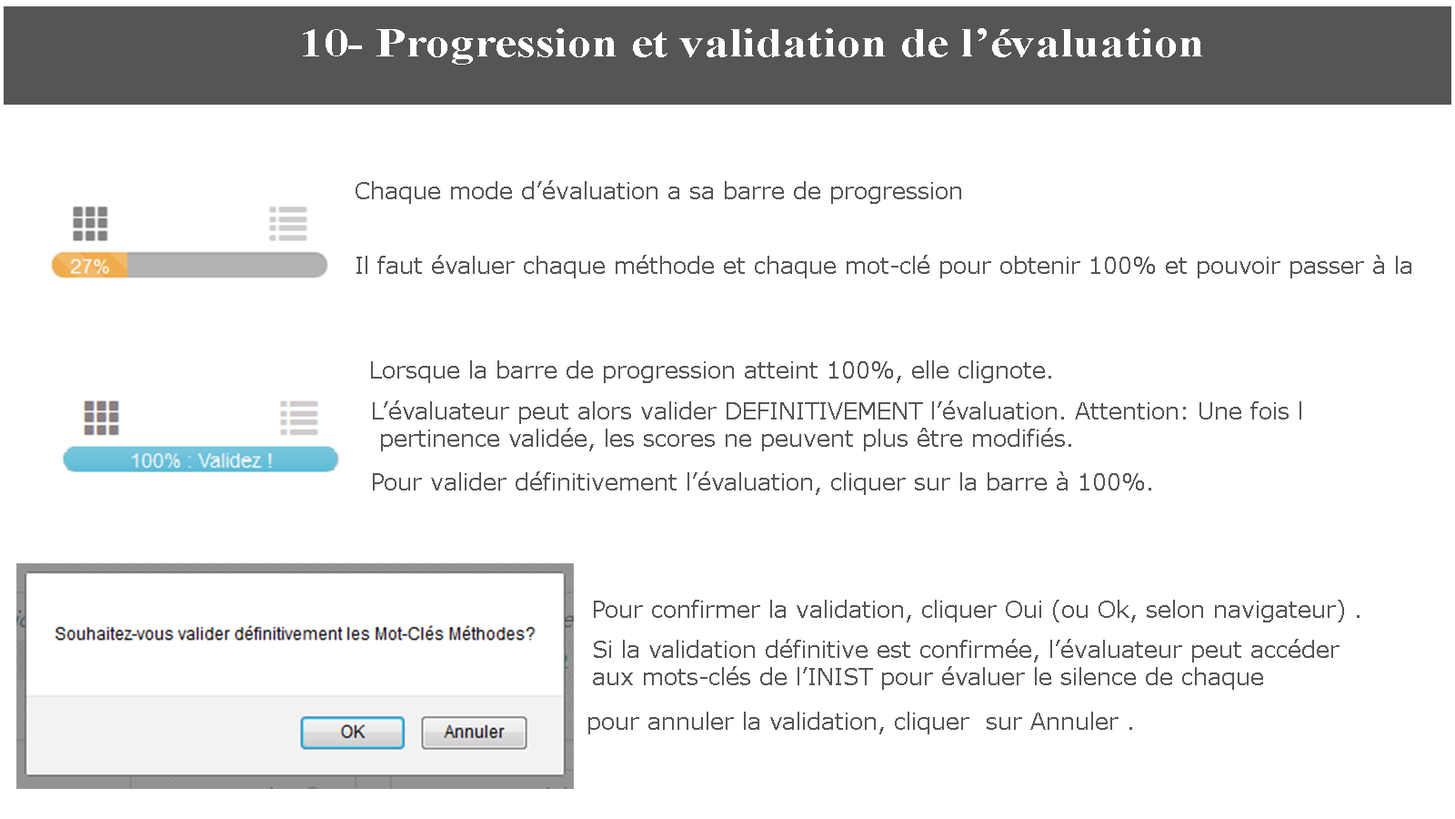
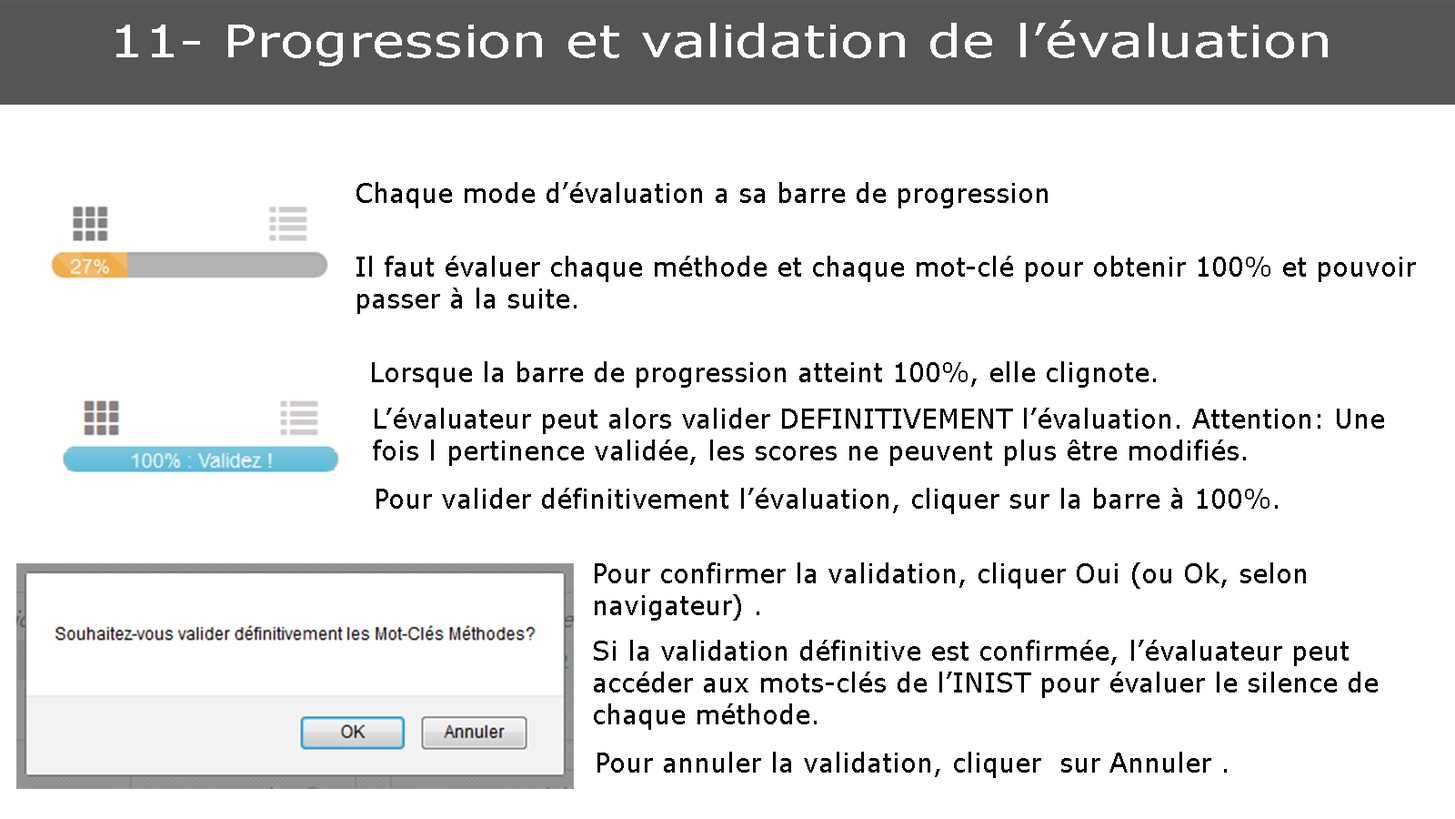
The second (1455, 819) image is a revision of the first. Changes to its layers:
renamed "10- Progression et validation de l’évaluation" to "11- Progression et validation de l’évaluation", painted on it over <box>116,20,1328,67</box>
painted on "Calque 1" over <box>0,0,1455,105</box>
painted on "Chaque mode d’évaluation a sa barre de progression" over <box>355,180,1048,209</box>
painted on "Lorsque la barre de progression atteint 100%, elle clignote." over <box>371,360,1157,388</box>
painted on "Pour valider définitivement l’évaluation, cliquer sur la barre" over <box>372,471,1278,514</box>
painted on "L’évaluateur peut alors valider DEFINITIVEMENT l’évaluation. At" over <box>372,400,1385,466</box>
painted on "Il faut évaluer chaque méthode et chaque mot-clé pour obtenir 1" over <box>356,254,1417,314</box>
painted on "Si la validation définitive est confirmée, l’évaluateur peut ac" over <box>593,638,1379,730</box>
renamed "pour annuler la validation, cliquer sur Annuler ." to "Pour annuler la validation, cliquer sur Annuler .", painted on it over <box>588,711,1228,778</box>
painted on "Pour confirmer la validation, cliquer Oui (ou Ok, selon navigat" over <box>593,562,1360,623</box>
painted on "blanc" over <box>355,180,1417,778</box>
